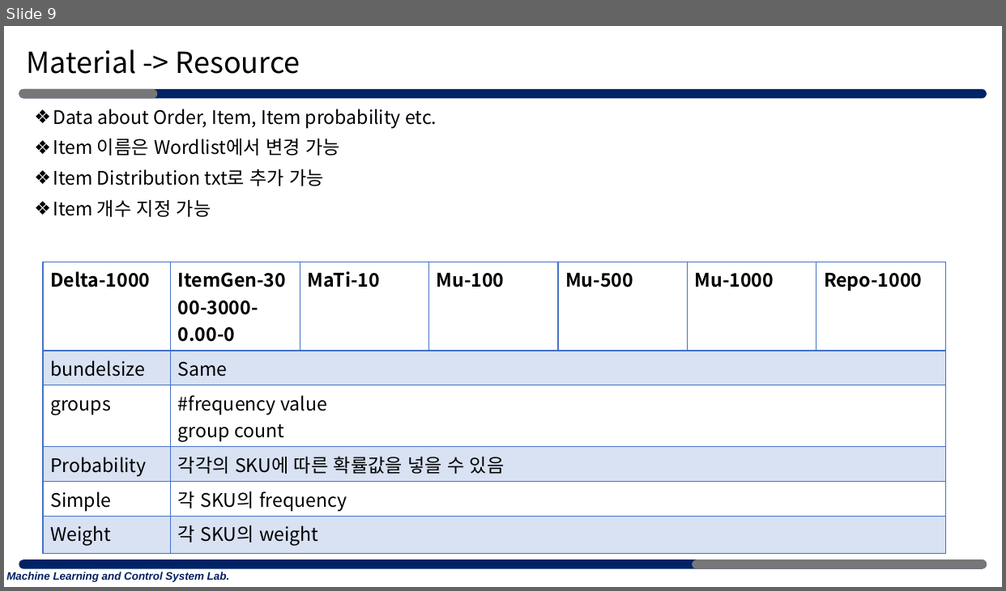
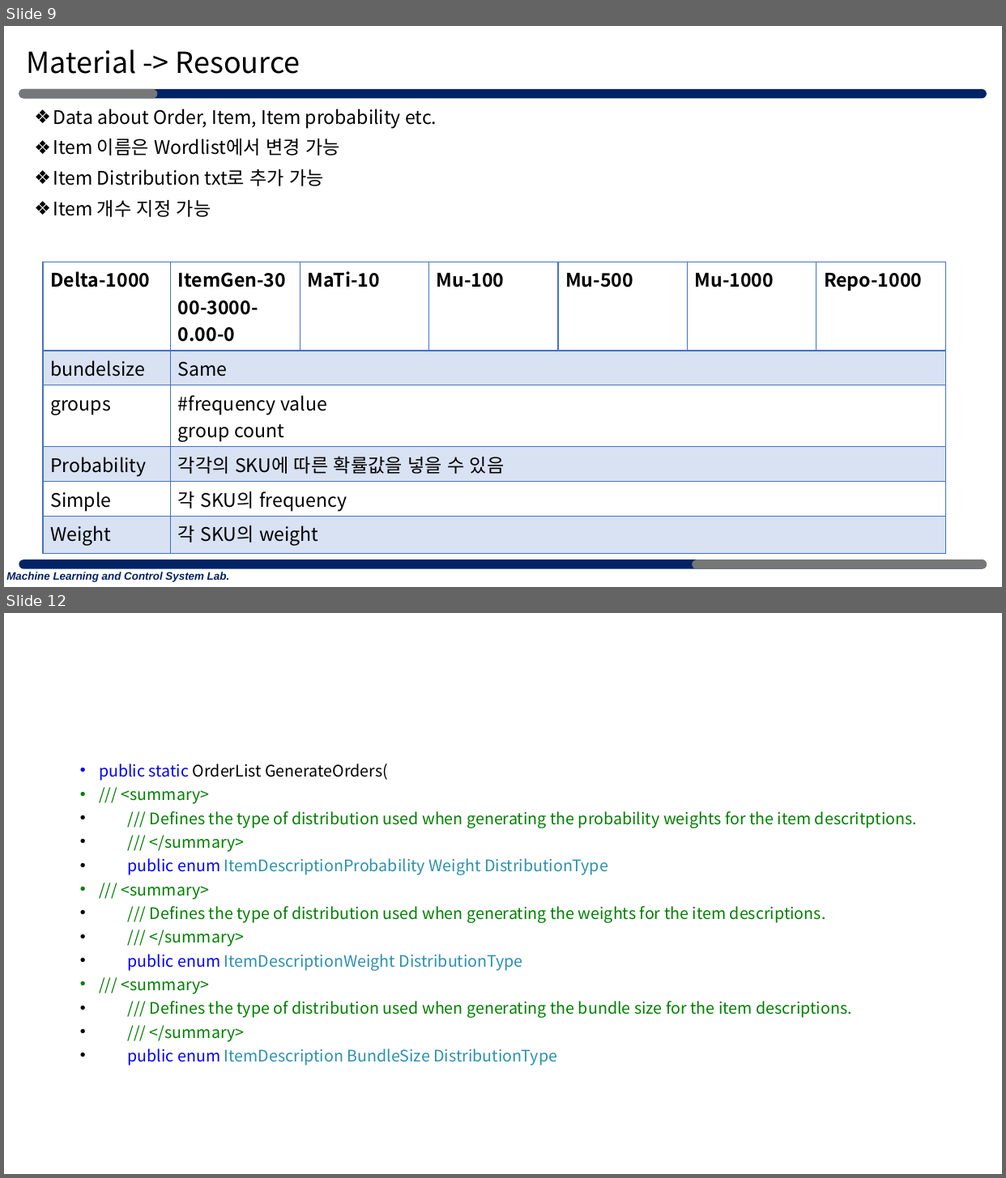
Before and after one commit to merschformann/RAWSim-O, a slide deck: MLP_Project/0414_Zoom/210411 C# Code Jieun.pptx. Shown one above the other, each under a label of ours: slide 9 before the commit, slides 9 and 12 after it; the slides between them are not shown. The pictures are 1006x591 and 1006x1178 pixels, drawn with LibreOffice and Linux fonts; fonts in the diff are those of the drawing. Boxes give left, top, right and bottom in pixels: in the first picture for what was removed or moved away, otherwise in the second. Text is boxed around its words. In the diff, an @@ line names an element or a change of style, - is before the commit and + after.

```diff
--- a/MLP_Project/0414_Zoom/210411 C# Code Jieun.pptx
+++ b/MLP_Project/0414_Zoom/210411 C# Code Jieun.pptx
@@ slide 12 added at bbox=[4, 613, 1002, 1174], background #FFFFFF @@
@@ text added at bbox=[99, 764, 917, 1066], 15.3 pt, text #008000 @@
+• public static OrderList GenerateOrders(
+• /// <summary>
+• /// Defines the type of distribution used when generating the probability weights for the item descritptions.
+• /// </summary>
+• public enum ItemDescriptionProbability Weight DistributionType
+• /// <summary>
+• /// Defines the type of distribution used when generating the weights for the item descriptions.
+• /// </summary>
+• public enum ItemDescriptionWeight DistributionType
+• /// <summary>
+• /// Defines the type of distribution used when generating the bundle size for the item descriptions.
+• /// </summary>
+• public enum ItemDescription BundleSize DistributionType
```
Also in this commit, not shown: 4 other slides added.
